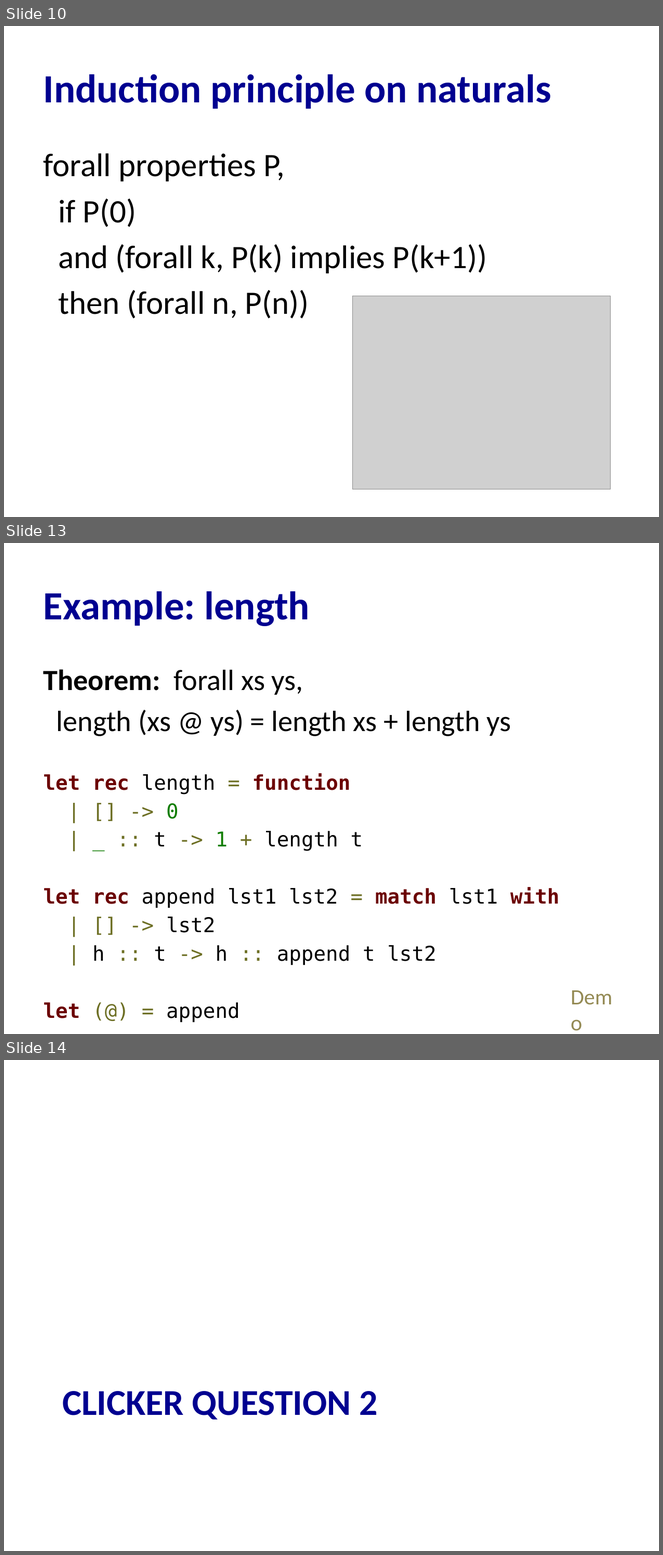
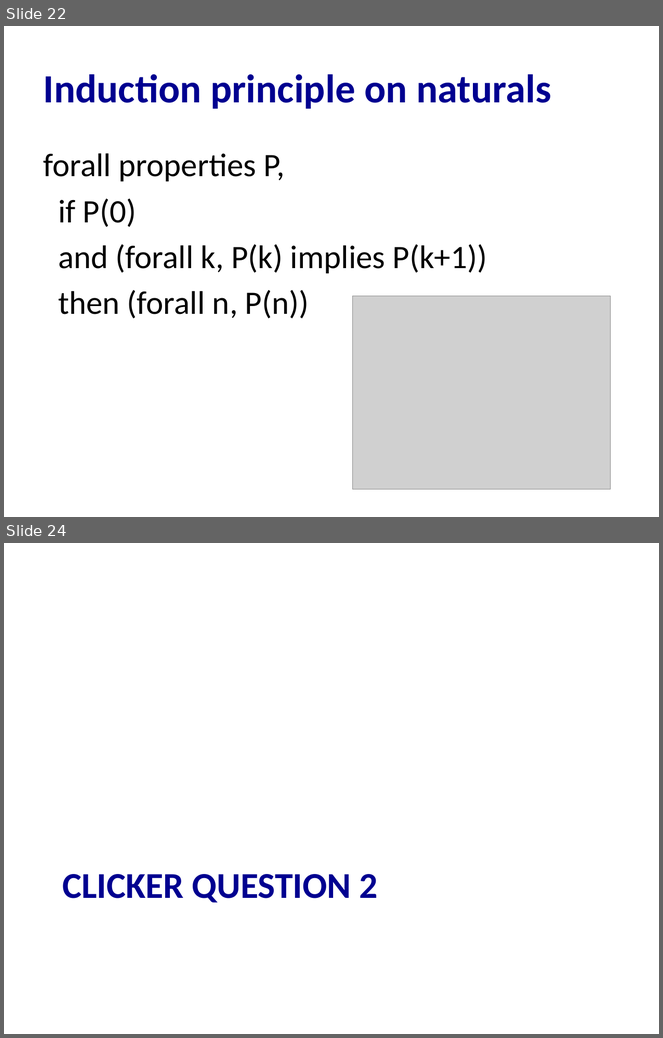
Before and after one commit to cs3110/materials-2019fa, a slide deck: 20-proofs/lec.pptx. Shown one above the other, each under a label of ours: slides 10, 13 and 14 before the commit, slides 22 and 24 after it; the slides between them are not shown. The pictures are 663x1555 and 663x1038 pixels, drawn with LibreOffice and Linux fonts; fonts in the diff are those of the drawing; grey boxes stand for pictures. Boxes give left, top, right and bottom in pixels: in the first picture for what was removed or moved away, otherwise in the second. Text is boxed around its words. In the diff, an @@ line names an element or a change of style, - is before the commit and + after.

```diff
--- a/20-proofs/lec.pptx
+++ b/20-proofs/lec.pptx
@@ slide 13 removed at (x1=4, y1=543, x2=659, y2=1034), background #FFFFFF @@
@@ title removed at (x1=44, y1=591, x2=310, y2=626) @@
-Example: length
@@ text removed at (x1=44, y1=669, x2=559, y2=965) @@
-Theorem: forall xs ys,
-length (xs @ ys) = length xs + length ys
-let rec length = function
-| [] -> 0
-| _ :: t -> 1 + length t
-let rec append lst1 lst2 = match lst1 with
-| [] -> lst2
-| h :: t -> h :: append t lst2
-let (@) = append
@@ text removed at (x1=564, y1=980, x2=630, y2=1013) @@
-Demo
@@ what was slide 10 is now slide 22 @@
@@ what was slide 14 is now slide 24 @@
```
Also in this commit, not shown: 4 slides changed, 28 slides added, 15 other slides removed, 1 other file.
